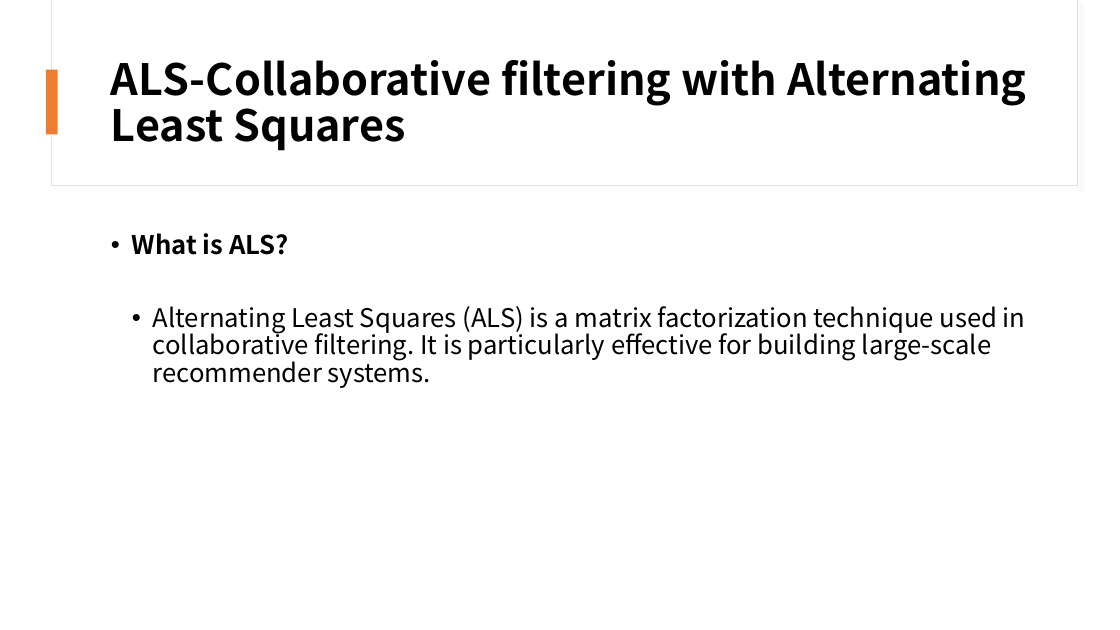
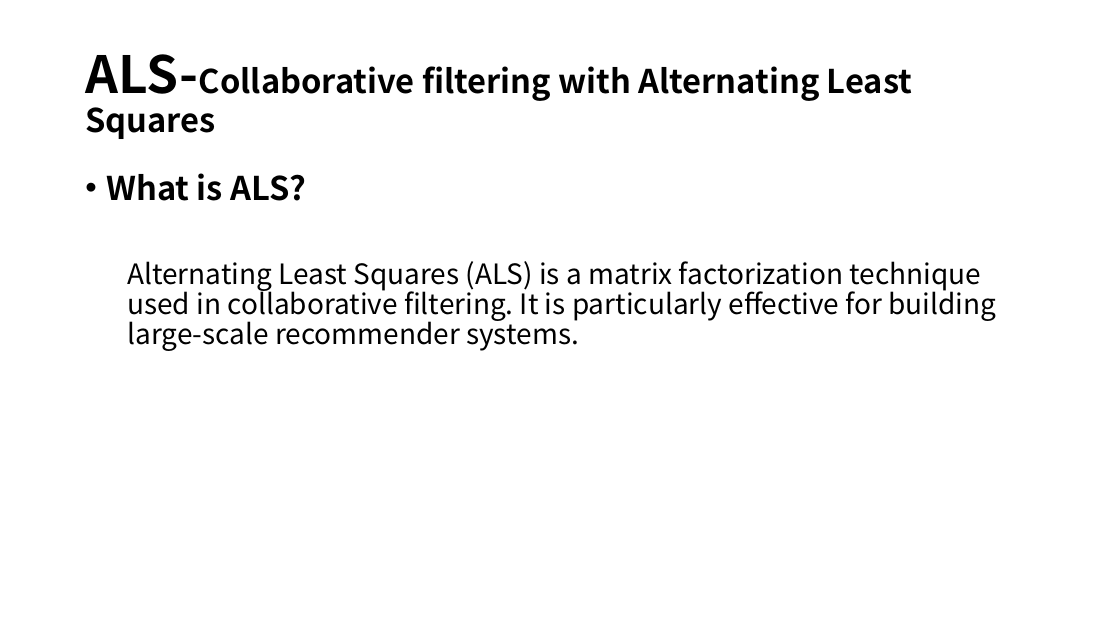
Before and after one commit to susie682/752-project, a slide deck: slide 6 of Commerce Product Recommendation with Spark ML-PPT.pptx. Drawn at 1120x630 pixels with LibreOffice and Linux fonts; fonts in the diff are those of the drawing. Boxes give left, top, right and bottom in pixels: in the first picture for what was removed or moved away, otherwise in the second. Text is boxed around its words. In the diff, an @@ line names an element or a change of style, - is before the commit and + after.

```diff
--- a/Commerce Product Recommendation with Spark ML-PPT.pptx
+++ b/Commerce Product Recommendation with Spark ML-PPT.pptx
@@ rectangle removed at <box>51,0,1077,186</box> @@
@@ rectangle removed at <box>52,0,1077,185</box> @@
@@ text "ALS-Collaborative filtering with Alternating Least ...": place and size @@
-text "ALS-Collaborative filtering with Alternating Least ..." at <box>111,60,1026,151</box>
+text "ALS-Collaborative filtering with Alternating Least ..." at <box>86,54,912,139</box>
@@ text "ALS-Collaborative filtering with Alternating Least ..." at <box>86,54,912,139</box>: size 37 to 44 pt in "ALS-Collaborative"; size 37 to 28 pt; less space between paragraphs @@
@@ rectangle removed at <box>46,70,58,134</box> @@
@@ text "What is ALS?": place and size @@
-text "What is ALS?" at <box>132,233,1026,388</box>
+text "What is ALS?" at <box>106,173,997,351</box>
@@ text "What is ALS?" at <box>106,173,997,351</box>: size 22 to 28 pt in "What is ALS?"; size 22 to 24 pt; bullet • to none @@
```
Also in this commit, not shown: 10 other slides changed, 6 slides added, 4 slides removed, 1 other file.
